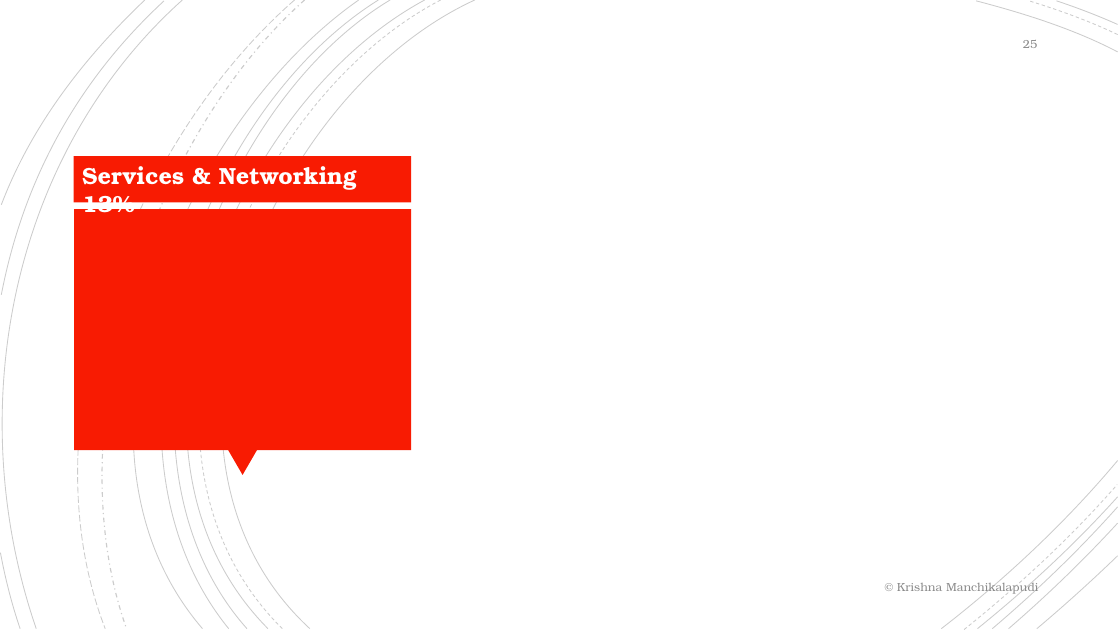
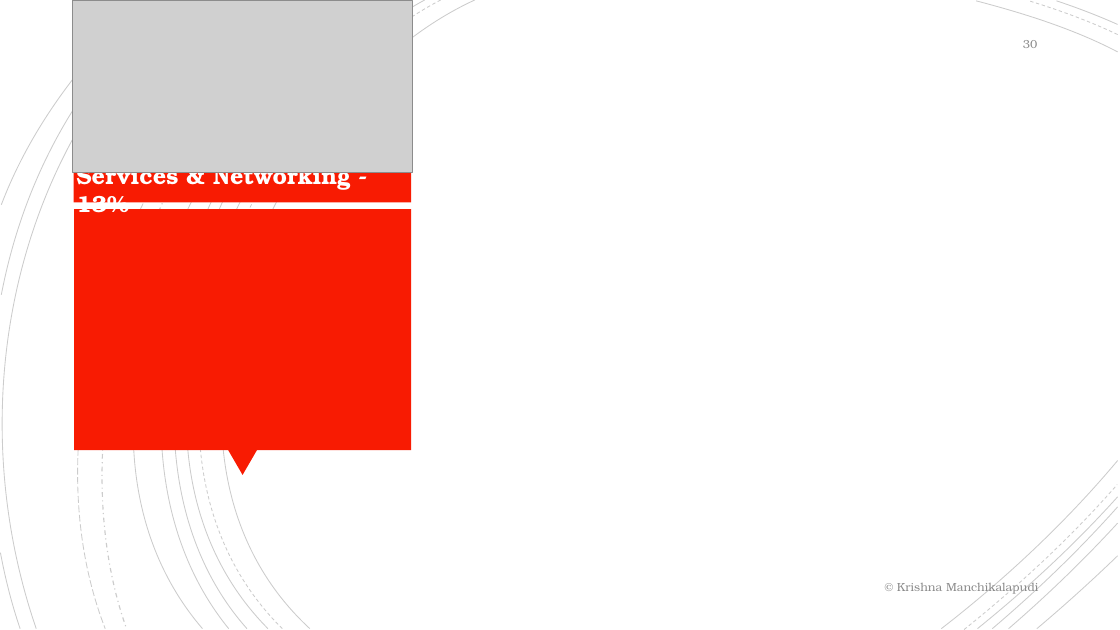
Before and after one commit to krishnamanchikalapudi/developer.info, a slide deck: slide 30 of CKAD-CertifiedKubernetesApplicationDeveloper/training.pptx (slide 25 before the commit). Drawn at 1120x630 pixels with LibreOffice and Linux fonts; fonts in the diff are those of the drawing; grey boxes stand for pictures. Boxes give left, top, right and bottom in pixels: in the first picture for what was removed or moved away, otherwise in the second. Text is boxed around its words. In the diff, an @@ line names an element or a change of style, - is before the commit and + after.

```diff
--- a/CKAD-CertifiedKubernetesApplicationDeveloper/training.pptx
+++ b/CKAD-CertifiedKubernetesApplicationDeveloper/training.pptx
@@ picture added at [73, 0, 413, 172] @@
@@ page number at [1023, 40, 1037, 48]: text changed @@
-25
+30
@@ text at [76, 172, 351, 213]: text changed @@
-Services & Networking 13%
+Services & Networking - 13%
```
Also in this commit, not shown: 26 other slides changed, 8 slides added, 10 other files.
